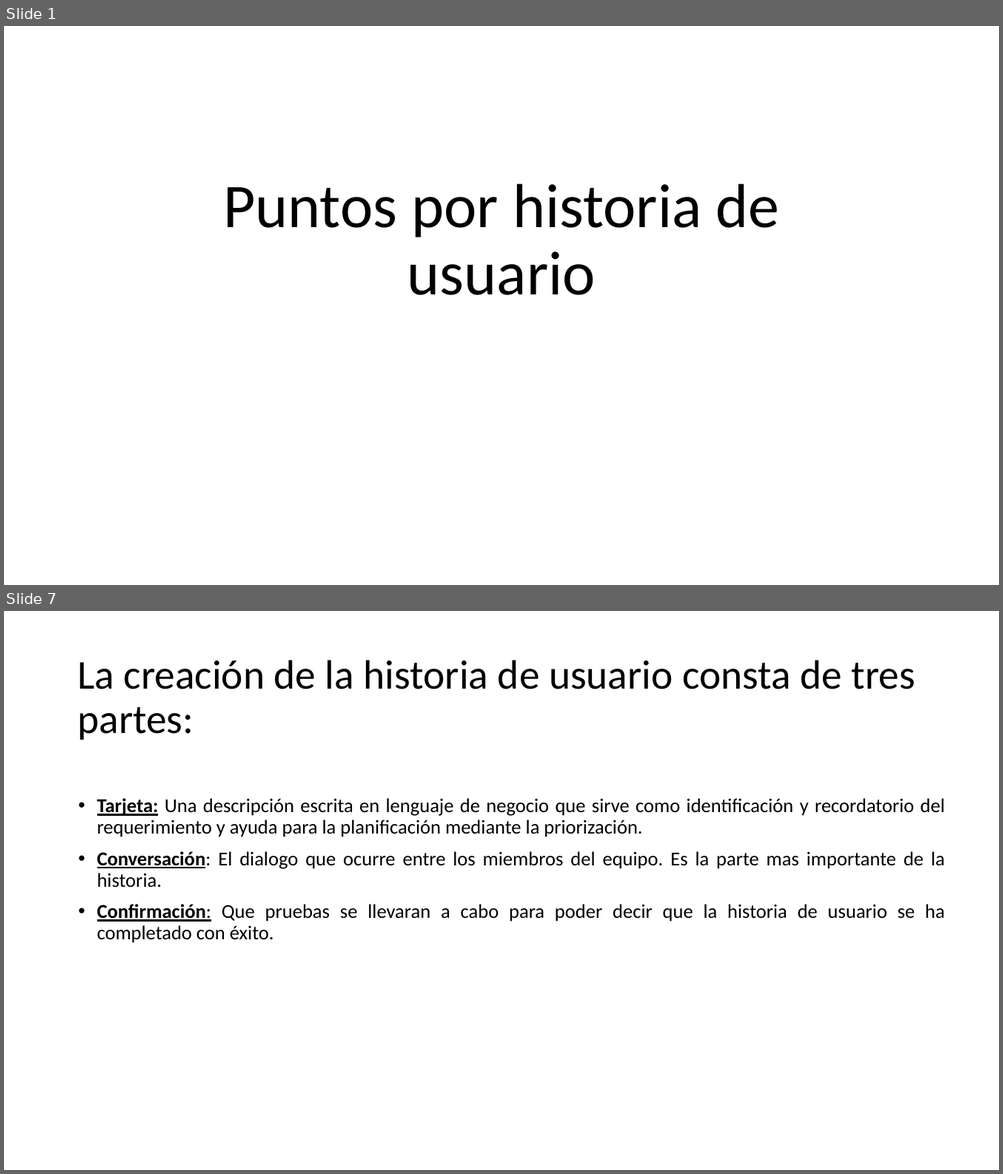
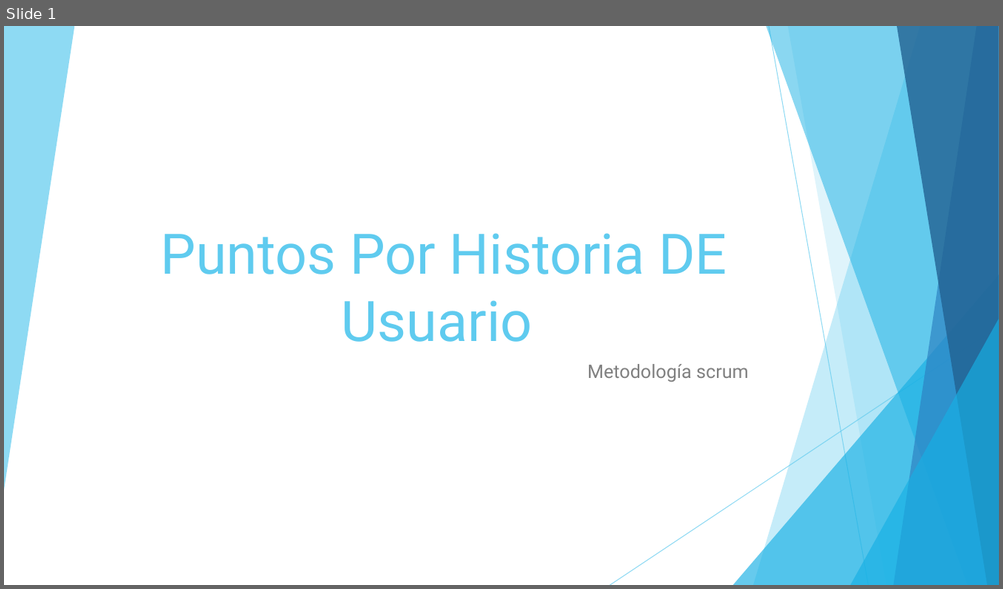
Before and after one commit to JulianAguilar/Equipo6AdminProy, a slide deck: Puntos por historia de usuario.pptx. Shown one above the other, each under a label of ours: slides 1 and 7 before the commit, slide 1 after it; the slides between them are not shown. The pictures are 1003x1174 and 1003x589 pixels, drawn with LibreOffice and Linux fonts; fonts in the diff are those of the drawing. Boxes give left, top, right and bottom in pixels: in the first picture for what was removed or moved away, otherwise in the second. Text is boxed around its words. In the diff, an @@ line names an element or a change of style, - is before the commit and + after.

```diff
--- a/Puntos por historia de usuario.pptx
+++ b/Puntos por historia de usuario.pptx
@@ slide 7 removed at (4,611,999,1170), background #FFFFFF @@
@@ title removed at (77,660,915,740) @@
-La creación de la historia de usuario consta de tres partes:
@@ text removed at (97,798,945,943) @@
-• Tarjeta: Una descripción escrita en lenguaje de negocio que sirve como identificación y recordatorio del requerimiento y ayuda para la planificación mediante la priorización.
-• Conversación: El dialogo que ocurre entre los miembros del equipo. Es la parte mas importante de la historia.
-• Confirmación: Que pruebas se llevaran a cabo para poder decir que la historia de usuario se ha completado con éxito.
@@ slide 1 changed as well @@
@@ title at (160,233,727,342): text changed; size 60 to 54 pt; font Calibri to Roboto; text colour #000000 to #5FCBEF @@
-Puntos por historia de usuario
+Puntos Por Historia DE Usuario
@@ group added at (4,26,999,585): 6 freeform shapes, 2 lines, 2 triangles @@
@@ subtitle added at (587,364,748,382), 18 pt, text #808080 @@
+Metodología scrum
```
Also in this commit, not shown: 3 slides added, 14 other slides removed.
